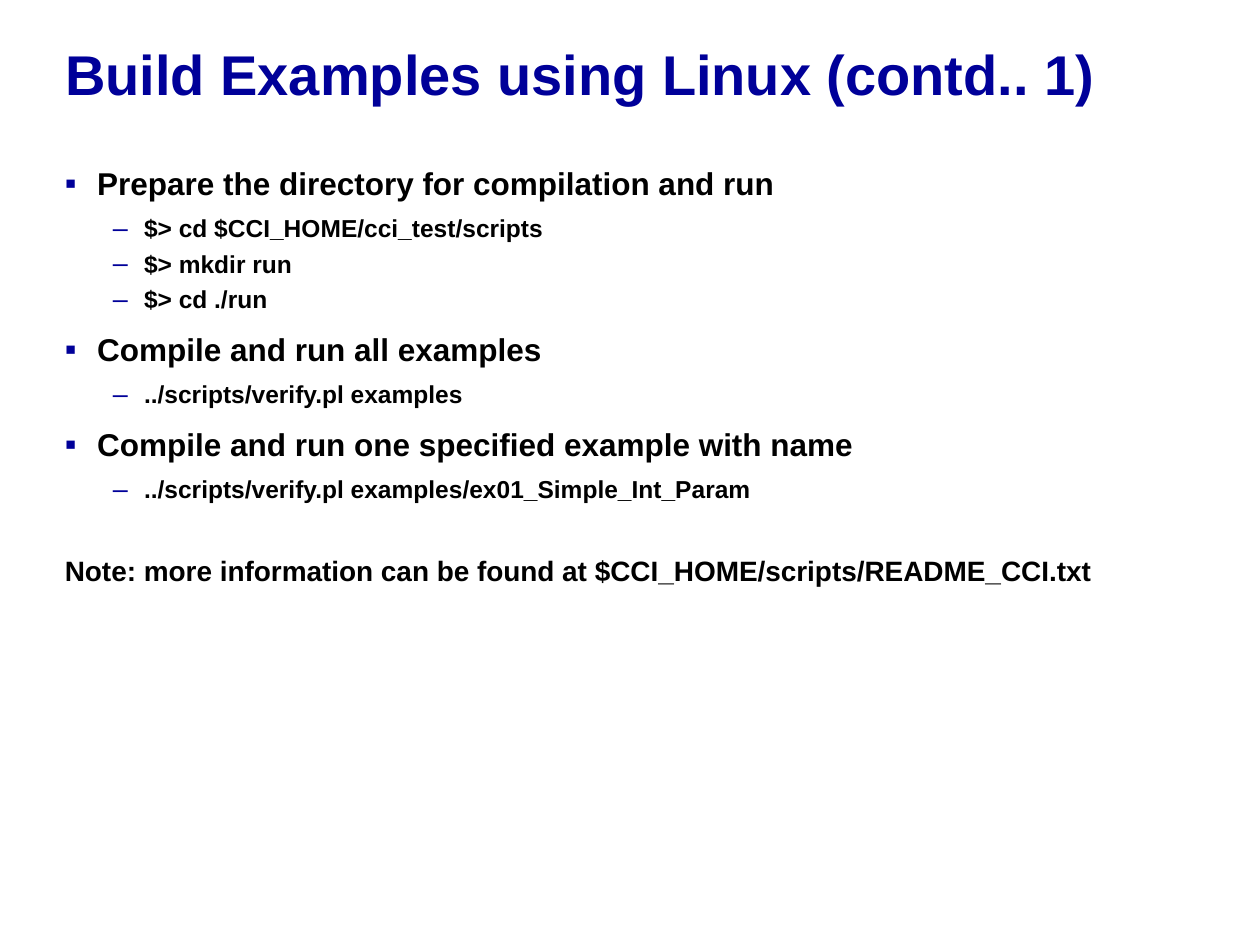
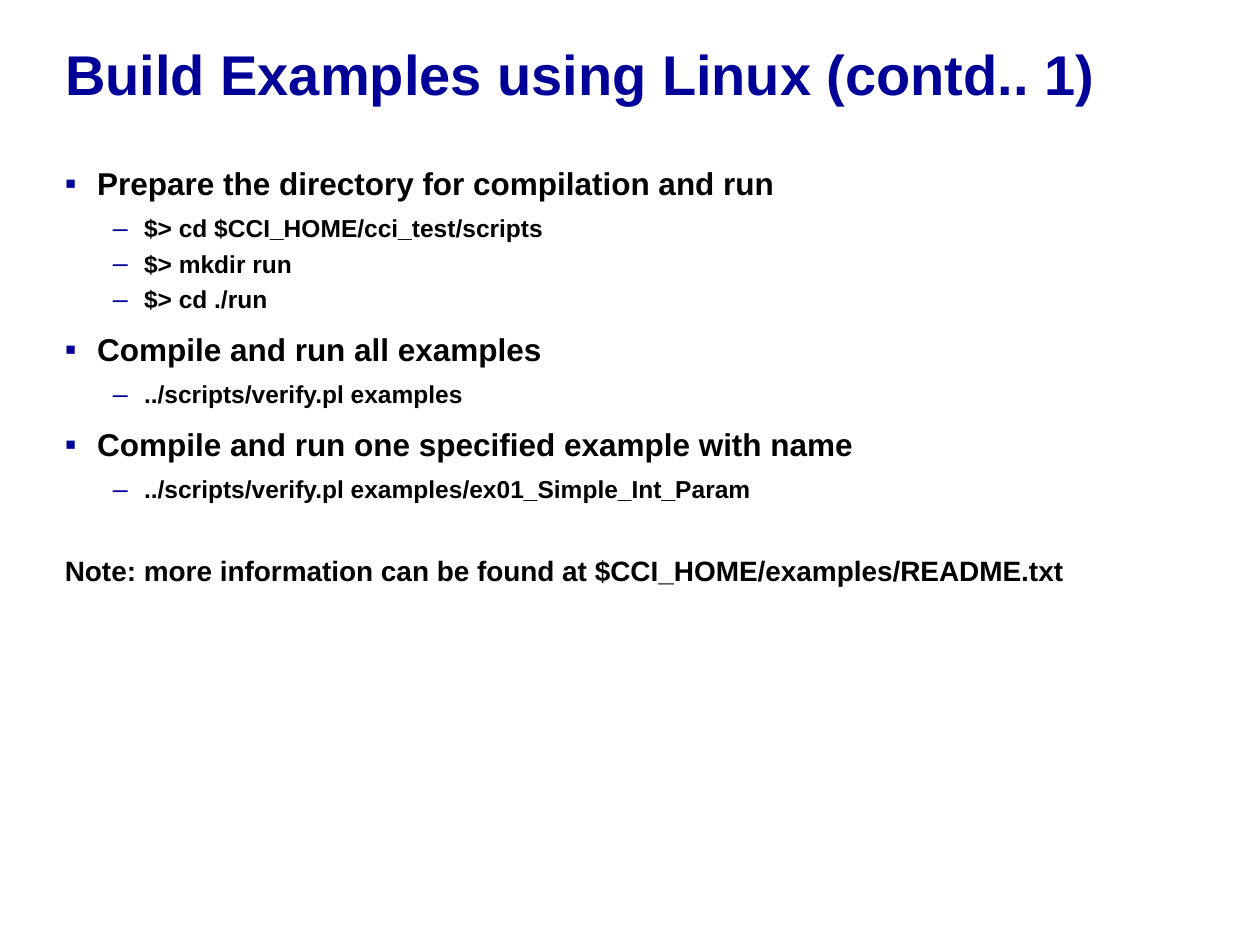
Before and after one commit to accellera-official/cci, a slide deck: slide 4 of examples/Compile_and_Run_CCI_Examples.ppt. Drawn at 1260x945 pixels with LibreOffice and Linux fonts; fonts in the diff are those of the drawing; background and template pictures are left out. Boxes give left, top, right and bottom in pixels: in the first picture for what was removed or moved away, otherwise in the second. Text is boxed around its words. In the diff, an @@ line names an element or a change of style, - is before the commit and + after.

Commit message:
Cleanup to address public review feedback from Ericsson & Cadence
Example8: use <cci_configuration> form for #include.
Compile_and_Run_CCI_Examples.ppt: add clarifying not about BOOST_HOME
and include reference to examples/README.txt.
Consistently report simulation start/stop in all examples.
In the process also (1) removed tabs from logfiles to avoid whitespace
descrepancies across Win/Linux, (2) updated metadata (Author, Title) for
PPT files, and (3) removed duplciated info in scripts/README_CCI.txt.

```diff
--- a/examples/Compile_and_Run_CCI_Examples.ppt
+++ b/examples/Compile_and_Run_CCI_Examples.ppt
@@ text at (65, 560, 1063, 586): text changed @@
-Note: more information can be found at $CCI_HOME/scripts/README_CCI.txt
+Note: more information can be found at $CCI_HOME/examples/README.txt
```
Also in this commit, not shown: 1 other slide changed, 58 other files.
